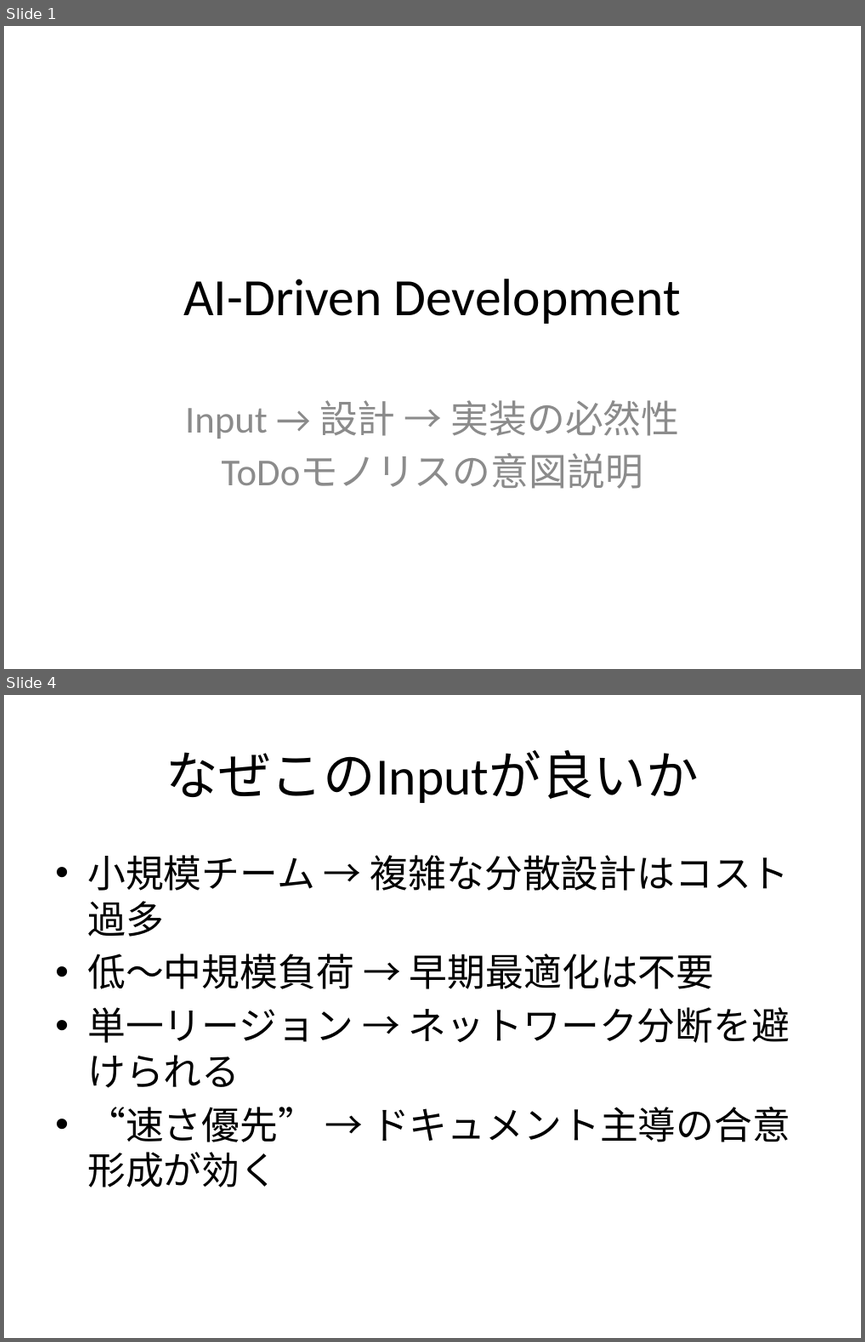
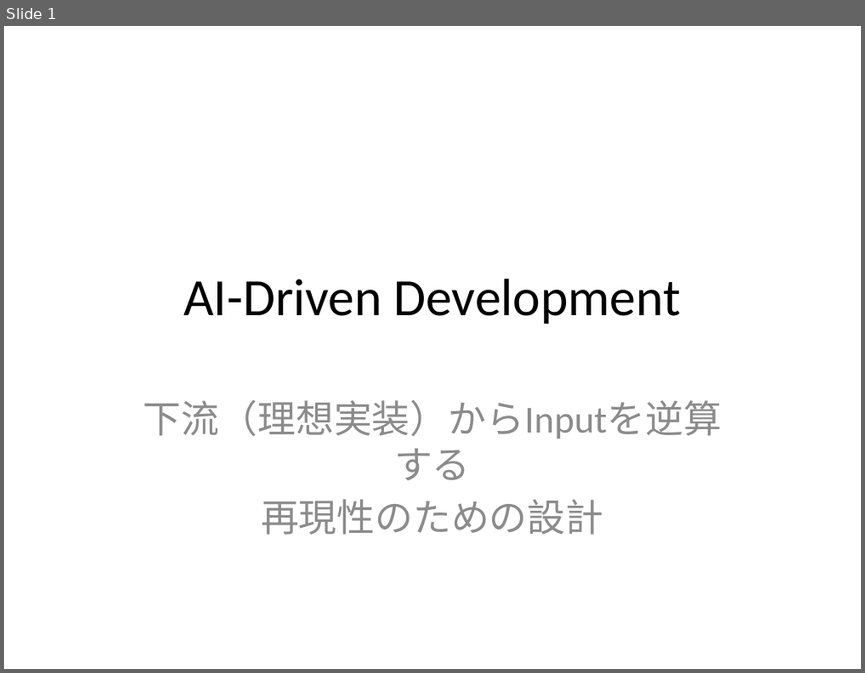
Before and after one commit to ttoaistudio/ai-driven-development, a slide deck: slides/ai-driven-development-intent.pptx. Shown one above the other, each under a label of ours: slides 1 and 4 before the commit, slide 1 after it; the slides between them are not shown. The pictures are 865x1342 and 865x673 pixels, drawn with LibreOffice and Linux fonts; fonts in the diff are those of the drawing. Boxes give left, top, right and bottom in pixels: in the first picture for what was removed or moved away, otherwise in the second. Text is boxed around its words. In the diff, an @@ line names an element or a change of style, - is before the commit and + after.

```diff
--- a/slides/ai-driven-development-intent.pptx
+++ b/slides/ai-driven-development-intent.pptx
@@ slide 4 removed at (x1=4, y1=695, x2=861, y2=1338), background #FFFFFF @@
@@ title removed at (x1=166, y1=749, x2=698, y2=803) @@
-なぜこのInputが良いか
@@ text removed at (x1=87, y1=855, x2=790, y2=1187) @@
-• 小規模チーム → 複雑な分散設計はコスト過多
-• 低〜中規模負荷 → 早期最適化は不要
-• 単一リージョン → ネットワーク分断を避けられる
-• “速さ優先” → ドキュメント主導の合意形成が効く
@@ slide 1 changed as well @@
@@ subtitle at (x1=143, y1=400, x2=721, y2=534): text changed @@
-Input → 設計 → 実装の必然性
-ToDoモノリスの意図説明
+下流（理想実装）からInputを逆算する
+再現性のための設計
```
Also in this commit, not shown: 2 other slides changed, 6 slides added, 5 other slides removed, 5 other files.
